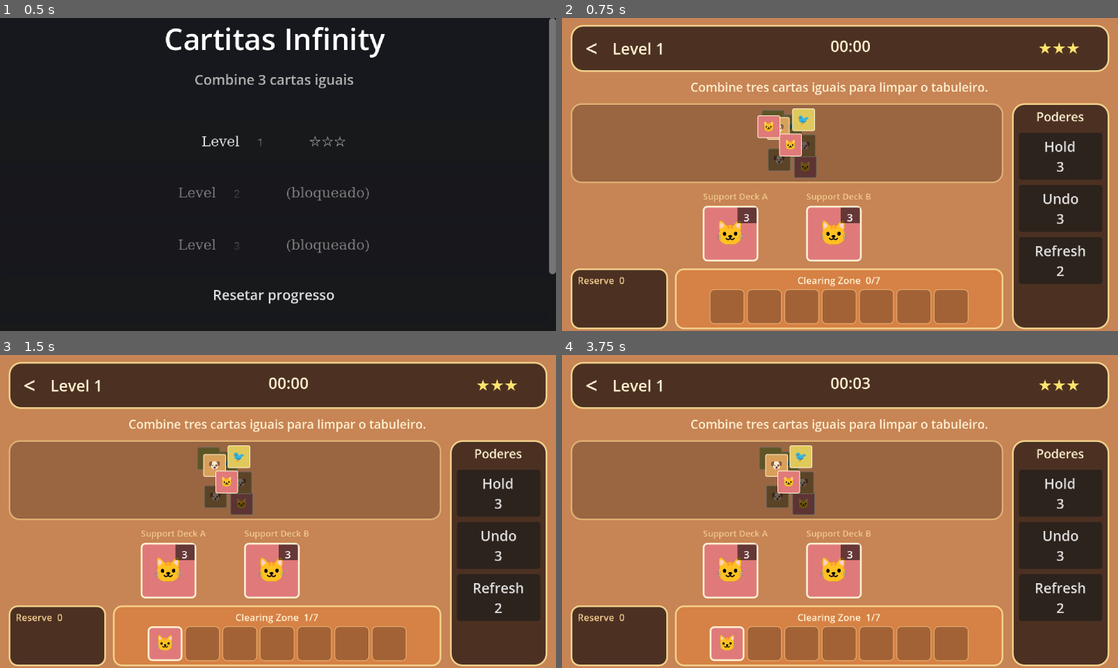
Above: before the commit, frames 1-4 (two rows, left to right).
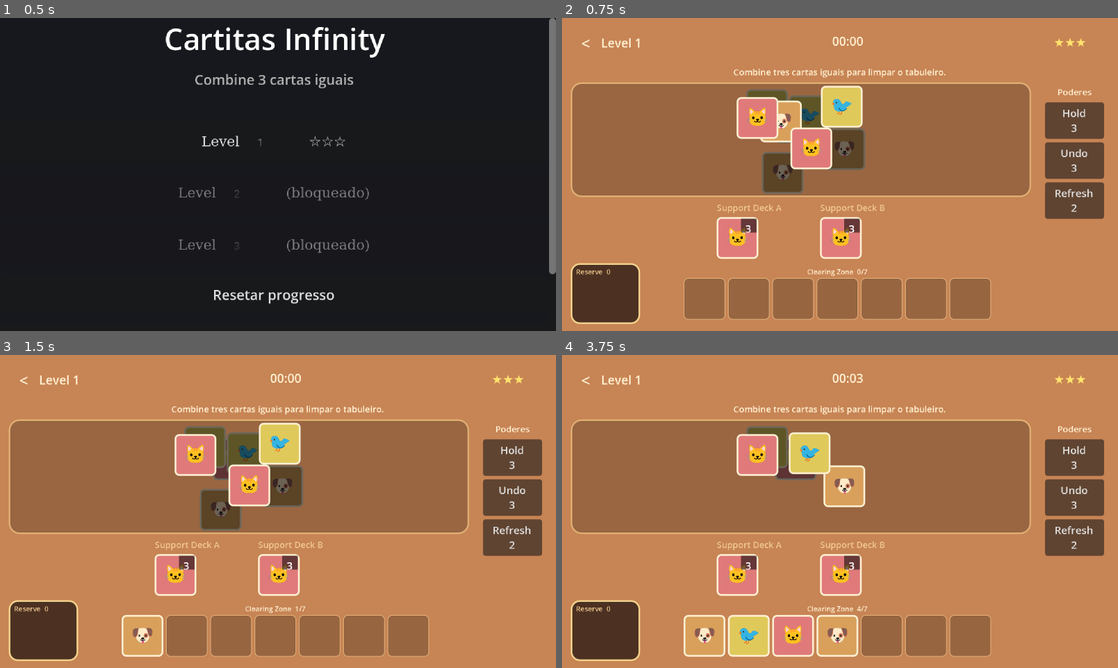
Above: after the commit, the same moments.

Repository: rikardop05/game-cartitas
Game: Godot game, scene res://scenes/main.tscn
The game is run twice, just before and just after one commit, with the same random seed, the same clock (stepped at 60 frames per second) and the same inputs.
Inputs (mouse positions are in pixels of both pictures, inside the frame that each line leads up to):
- Up to frame 1 (0.5 s): no input
- Up to frame 2 (0.75 s): click "Level 1 ☆☆☆" at 0.5 s
- Up to frame 3 (1.5 s): click (216, 464) at 1.27 s
- Up to frame 4 (3.75 s): click (840, 442) at 2.02 s; click (812, 486) at 2.77 s; click (784, 508) at 3.52 s

Frame 1 is identical in both runs. In frame 2, 51% of the frame differs, in the area x 1-99%, y 2-100%; in frame 3, 51%; in frame 4, 52%.

Commit message:
Refine board layout and reserve UI

Diff:
--- a/levels/level_3.json
+++ b/levels/level_3.json
@@ -5,9 +5,10 @@
     "types": ["cat", "dog", "bird", "fish", "flower", "moon", "star", "sun", "leaf"],
     "count": 3,
     "layers": 3,
-    "width": 280,
+    "width": 400,
     "height": 260,
     "card_size": 64,
+    "horizontal_spread": 1.25,
     "seed": 3001
   },
   "deck": ["star", "star", "star", "sun", "sun", "sun", "leaf", "leaf", "leaf", "cat", "cat", "cat"],
--- a/scripts/core/board_manager.gd
+++ b/scripts/core/board_manager.gd
@@ -30,7 +30,7 @@
 			continue
 		if other.layer <= card.layer:
 			continue
-		if card.get_rect().intersects(other.get_rect()):
+		if card.get_display_rect().intersects(other.get_display_rect()):
 			return true
 	return false
 
--- a/scripts/core/card.gd
+++ b/scripts/core/card.gd
@@ -6,6 +6,7 @@
 enum Location { BOARD, CLEARING_ZONE, RESERVE }
 
 const SIZE := Vector2(64, 64)
+const DISPLAY_SIZE := Vector2(48, 48)
 
 var id: String = ""
 var type: String = ""
@@ -24,6 +25,9 @@
 func get_rect() -> Rect2:
 	return Rect2(position, SIZE)
 
+func get_display_rect() -> Rect2:
+	return Rect2(position, DISPLAY_SIZE)
+
 func is_removed() -> bool:
 	return state == State.REMOVED
 
--- a/scripts/core/game_controller.gd
+++ b/scripts/core/game_controller.gd
@@ -234,15 +234,16 @@
 	var actions: Array = []
 	if status != Status.PLAYING:
 		return actions
-	for c in board.cards:
-		if c.state == Card.State.AVAILABLE and c.location == Card.Location.BOARD and not c.is_removed():
-			actions.append({"action": "select_card", "card_id": c.id})
-	if not deck_a.is_empty():
-		actions.append({"action": "use_deck", "deck": "a"})
-	if not deck_b.is_empty():
-		actions.append({"action": "use_deck", "deck": "b"})
-	for r in reserve:
-		actions.append({"action": "return_from_reserve", "card_id": r.id})
+	if not zone.is_full():
+		for c in board.cards:
+			if c.state == Card.State.AVAILABLE and c.location == Card.Location.BOARD and not c.is_removed():
+				actions.append({"action": "select_card", "card_id": c.id})
+		if not deck_a.is_empty():
+			actions.append({"action": "use_deck", "deck": "a"})
+		if not deck_b.is_empty():
+			actions.append({"action": "use_deck", "deck": "b"})
+		for r in reserve:
+			actions.append({"action": "return_from_reserve", "card_id": r.id})
 	if powers.has("hold") and zone.size() > 0:
 		actions.append({"action": "use_hold"})
 	if powers.has("undo") and zone.size() > 0:
@@ -251,8 +252,8 @@
 		actions.append({"action": "use_refresh"})
 	return actions
 
-func _would_overflow(card_type: String) -> bool:
-	return zone.is_full() and zone.count_of_type(card_type) < 2
+func _would_overflow(_card_type: String) -> bool:
+	return zone.is_full()
 
 func _resolve_and_check(card_type: String) -> Dictionary:
 	var matched: Array[Card] = zone.resolve_matches(card_type)
--- a/scripts/core/layout_generator.gd
+++ b/scripts/core/layout_generator.gd
@@ -2,6 +2,7 @@
 extends RefCounted
 
 const CARD := 64.0
+const DISPLAY_CARD := 48.0
 
 static func generate(types: Array, count: int, params: Dictionary) -> Array:
 	var rng := RandomNumberGenerator.new()
@@ -10,6 +11,7 @@
 	var width := float(params.get("width", 240))
 	var height := float(params.get("height", 200))
 	var card := float(params.get("card_size", CARD))
+	var horizontal_spread := maxf(1.0, float(params.get("horizontal_spread", 1.0)))
 
 	var flat: Array = []
 	for t in types:
@@ -38,10 +40,19 @@
 		if not by_layer.has(layer):
 			by_layer[layer] = []
 		by_layer[layer].append(Rect2(pos, Vector2(card, card)))
-	_ensure_covered(result, width, height, card, rng)
+	_spread_horizontally(result, width, card, horizontal_spread)
+	_ensure_covered(result, width, height, card, DISPLAY_CARD, rng)
 	return result
 
-static func _ensure_covered(cards: Array, width: float, height: float, card: float, rng: RandomNumberGenerator) -> void:
+static func _spread_horizontally(cards: Array, width: float, card: float, factor: float) -> void:
+	if factor <= 1.0:
+		return
+	var center := width * 0.5
+	for c in cards:
+		var x := float(c["x"])
+		c["x"] = int(round(clampf(center + (x - center) * factor, 0, maxf(0, width - card))))
+
+static func _ensure_covered(cards: Array, width: float, height: float, bounds_card: float, overlap_card: float, rng: RandomNumberGenerator) -> void:
 	var max_layer := 0
 	for c in cards:
 		max_layer = maxi(max_layer, int(c["layer"]))
@@ -49,17 +60,17 @@
 		for c in cards:
 			if int(c["layer"]) != layer:
 				continue
-			if _is_covered(c, cards, card):
+			if _is_covered(c, cards, overlap_card):
 				continue
 			var higher := _random_higher(cards, layer, rng)
 			if higher.is_empty():
 				continue
-			var dx := rng.randf_range(-card * 0.5, card * 0.5)
-			var dy := rng.randf_range(-card * 0.5, card * 0.5)
-			if maxf(absf(dx), absf(dy)) < card * 0.15:
-				dx = card * 0.3
-			c["x"] = int(round(clampf(float(higher["x"]) + dx, 0, maxf(0, width - card))))
-			c["y"] = int(round(clampf(float(higher["y"]) + dy, 0, maxf(0, height - card))))
+			var dx := rng.randf_range(-overlap_card * 0.5, overlap_card * 0.5)
+			var dy := rng.randf_range(-overlap_card * 0.5, overlap_card * 0.5)
+			if maxf(absf(dx), absf(dy)) < overlap_card * 0.15:
+				dx = overlap_card * 0.3
+			c["x"] = int(round(clampf(float(higher["x"]) + dx, 0, maxf(0, width - bounds_card))))
+			c["y"] = int(round(clampf(float(higher["y"]) + dy, 0, maxf(0, height - bounds_card))))
 
 static func _is_covered(c: Dictionary, cards: Array, card: float) -> bool:
 	var r := Rect2(Vector2(float(c["x"]), float(c["y"])), Vector2(card, card))
--- a/scripts/ui/level_screen.gd
+++ b/scripts/ui/level_screen.gd
@@ -1,7 +1,8 @@
 extends Control
 
-const BOARD_CARD := Vector2(64, 64)
-const TRAY_CARD := Vector2(40, 40)
+const CARD_DISPLAY_SIZE := Card.DISPLAY_SIZE
+const RESERVE_COLUMNS := 2
+const RESERVE_PANEL_SIZE := Vector2(80, 60)
 const WARM_BACKGROUND := Color("#c78454")
 const PANEL_BACKGROUND := Color(0.16, 0.10, 0.08, 0.78)
 const PANEL_BORDER := Color("#f3d28d")
@@ -12,7 +13,7 @@
 var board_container: Control
 var zone_container: HFlowContainer
 var reserve_header: Label
-var reserve_container: HFlowContainer
+var reserve_container: Control
 var deck_a_btn: Button
 var deck_b_btn: Button
 var power_buttons: Dictionary = {}
@@ -79,7 +80,7 @@
 	add_child(margin)
 
 	var vbox := VBoxContainer.new()
-	vbox.add_theme_constant_override("separation", 8)
+	vbox.add_theme_constant_override("separation", 5)
 	margin.add_child(vbox)
 
 	vbox.add_child(_build_hud())
@@ -87,7 +88,7 @@
 	instruction_label.text = Localizer.t("instruction")
 	instruction_label.horizontal_alignment = HORIZONTAL_ALIGNMENT_CENTER
 	instruction_label.add_theme_color_override("font_color", TEXT_PRIMARY)
-	instruction_label.add_theme_font_size_override("font_size", 14)
+	instruction_label.add_theme_font_size_override("font_size", 10)
 	vbox.add_child(instruction_label)
 
 	if _is_landscape:
@@ -97,44 +98,44 @@
 		vbox.add_child(body)
 		body.add_child(_build_main_column())
 		var controls := _build_controls()
-		controls.custom_minimum_size = Vector2(112, 0)
+		controls.custom_minimum_size = Vector2(80, 0)
 		body.add_child(controls)
 	else:
 		vbox.add_child(_build_main_column())
 		vbox.add_child(_build_controls())
 
 func _build_hud() -> PanelContainer:
-	var panel := _make_panel(PANEL_BACKGROUND, PANEL_BORDER, 14)
-	panel.custom_minimum_size = Vector2(0, 48)
+	var panel := _make_unframed_panel()
+	panel.custom_minimum_size = Vector2(0, 34)
 	var hud := HBoxContainer.new()
-	hud.add_theme_constant_override("separation", 8)
+	hud.add_theme_constant_override("separation", 5)
 	panel.add_child(hud)
 	var back := Button.new()
 	back.text = "<"
 	back.flat = true
-	back.custom_minimum_size = Vector2(32, 32)
-	back.add_theme_font_size_override("font_size", 24)
+	back.custom_minimum_size = Vector2(24, 24)
+	back.add_theme_font_size_override("font_size", 18)
 	back.add_theme_color_override("font_color", TEXT_PRIMARY)
 	back.pressed.connect(Game.go_to_menu)
 	hud.add_child(back)
 	level_label = Label.new()
 	level_label.text = "%s %s" % [Localizer.t("level"), controller.level_id]
-	level_label.add_theme_font_size_override("font_size", 18)
+	level_label.add_theme_font_size_override("font_size", 14)
 	level_label.add_theme_color_override("font_color", TEXT_PRIMARY)
 	level_label.vertical_alignment = VERTICAL_ALIGNMENT_CENTER
 	hud.add_child(level_label)
 	_add_expander(hud)
 	timer_label = Label.new()
 	timer_label.text = "00:00"
-	timer_label.add_theme_font_size_override("font_size", 18)
+	timer_label.add_theme_font_size_override("font_size", 14)
 	timer_label.add_theme_color_override("font_color", TEXT_PRIMARY)
 	timer_label.horizontal_alignment = HORIZONTAL_ALIGNMENT_CENTER
-	timer_label.custom_minimum_size = Vector2(72, 32)
+	timer_label.custom_minimum_size = Vector2(52, 24)
 	hud.add_child(timer_label)
 	_add_expander(hud)
-	stars_label = UiHelpers.symbol_label("☆☆☆", 18)
+	stars_label = UiHelpers.symbol_label("☆☆☆", 14)
 	stars_label.add_theme_color_override("font_color", Color("#ffe36e"))
-	stars_label.custom_minimum_size = Vector2(74, 32)
+	stars_label.custom_minimum_size = Vector2(58, 24)
 	stars_label.vertical_alignment = VERTICAL_ALIGNMENT_CENTER
 	hud.add_child(stars_label)
 	return panel
@@ -143,7 +144,7 @@
 	var col := VBoxContainer.new()
 	col.size_flags_horizontal = Control.SIZE_EXPAND_FILL
 	col.size_flags_vertical = Control.SIZE_EXPAND_FILL
-	col.add_theme_constant_override("separation", 8)
+	col.add_theme_constant_override("separation", 5)
 
 	var board_panel := _make_panel(Color(0.19, 0.12, 0.09, 0.30), Color(1, 0.88, 0.60, 0.45), 12)
 	board_panel.size_flags_vertical = Control.SIZE_EXPAND_FILL
@@ -157,7 +158,7 @@
 	var deck_row := HBoxContainer.new()
 	deck_row.alignment = BoxContainer.ALIGNMENT_CENTER
 	deck_row.add_theme_constant_override("separation", 44)
-	deck_row.custom_minimum_size = Vector2(0, 68)
+	deck_row.custom_minimum_size = Vector2(0, 62)
 	col.add_child(deck_row)
 	deck_a_btn = _make_deck_button("a")
 	deck_b_btn = _make_deck_button("b")
@@ -165,37 +166,36 @@
 	deck_row.add_child(_make_deck_slot("B", deck_b_btn))
 
 	var bottom := HBoxContainer.new()
-	bottom.add_theme_constant_override("separation", 8)
+	bottom.add_theme_constant_override("separation", 5)
 	col.add_child(bottom)
 	var reserve_panel := _make_panel(PANEL_BACKGROUND, PANEL_BORDER, 10)
-	reserve_panel.custom_minimum_size = Vector2(112, 64)
+	reserve_panel.custom_minimum_size = RESERVE_PANEL_SIZE
 	var reserve_col := VBoxContainer.new()
 	reserve_col.add_theme_constant_override("separation", 2)
 	reserve_panel.add_child(reserve_col)
 	reserve_header = Label.new()
-	reserve_header.add_theme_font_size_override("font_size", 11)
+	reserve_header.add_theme_font_size_override("font_size", 8)
 	reserve_header.add_theme_color_override("font_color", TEXT_MUTED)
 	reserve_col.add_child(reserve_header)
-	reserve_container = HFlowContainer.new()
-	reserve_container.alignment = FlowContainer.ALIGNMENT_CENTER
-	reserve_container.custom_minimum_size = Vector2(0, 40)
-	reserve_container.add_theme_constant_override("h_separation", 3)
+	reserve_container = Control.new()
+	reserve_container.custom_minimum_size = Vector2(0, CARD_DISPLAY_SIZE.y)
+	reserve_container.clip_contents = true
 	reserve_col.add_child(reserve_container)
 	bottom.add_child(reserve_panel)
 
-	var zone_panel := _make_panel(Color(0.95, 0.48, 0.16, 0.34), PANEL_BORDER, 10)
+	var zone_panel := _make_unframed_panel()
 	zone_panel.size_flags_horizontal = Control.SIZE_EXPAND_FILL
 	var zone_col := VBoxContainer.new()
-	zone_col.add_theme_constant_override("separation", 2)
+	zone_col.add_theme_constant_override("separation", 1)
 	zone_panel.add_child(zone_col)
 	zone_header = Label.new()
 	zone_header.horizontal_alignment = HORIZONTAL_ALIGNMENT_CENTER
-	zone_header.add_theme_font_size_override("font_size", 11)
+	zone_header.add_theme_font_size_override("font_size", 8)
 	zone_header.add_theme_color_override("font_color", TEXT_PRIMARY)
 	zone_col.add_child(zone_header)
 	zone_container = HFlowContainer.new()
 	zone_container.alignment = FlowContainer.ALIGNMENT_CENTER
-	zone_container.custom_minimum_size = Vector2(0, 40)
+	zone_container.custom_minimum_size = CARD_DISPLAY_SIZE
 	zone_container.add_theme_constant_override("h_separation", 3)
 	zone_container.add_theme_constant_override("v_separation", 3)
 	zone_col.add_child(zone_container)
@@ -203,23 +203,24 @@
 	return col
 
 func _build_controls() -> PanelContainer:
-	var panel := _make_panel(PANEL_BACKGROUND, PANEL_BORDER, 14)
+	var panel := _make_unframed_panel()
 	var col := VBoxContainer.new()
-	col.add_theme_constant_override("separation", 8)
+	col.add_theme_constant_override("separation", 5)
 	panel.add_child(col)
 	var title := Label.new()
 	title.text = Localizer.t("powers")
 	title.horizontal_alignment = HORIZONTAL_ALIGNMENT_CENTER
-	title.add_theme_font_size_override("font_size", 14)
+	title.add_theme_font_size_override("font_size", 10)
 	title.add_theme_color_override("font_color", TEXT_PRIMARY)
 	col.add_child(title)
 	var power_row: Control = VBoxContainer.new() if _is_landscape else HBoxContainer.new()
-	power_row.add_theme_constant_override("separation", 6)
+	power_row.add_theme_constant_override("separation", 4)
 	col.add_child(power_row)
 	for p in PowerManager.POWERS:
 		var btn := Button.new()
 		btn.size_flags_horizontal = Control.SIZE_EXPAND_FILL
-		btn.custom_minimum_size = Vector2(0, 54)
+		btn.custom_minimum_size = Vector2(0, 38)
+		btn.add_theme_font_size_override("font_size", 12)
 		btn.focus_mode = Control.FOCUS_NONE
 		btn.pressed.connect(_on_power.bind(p))
 		power_buttons[p] = btn
@@ -241,7 +242,7 @@
 func _make_deck_button(deck_id: String) -> Button:
 	var btn := Button.new()
 	btn.flat = true
-	btn.custom_minimum_size = BOARD_CARD
+	btn.custom_minimum_size = CARD_DISPLAY_SIZE
 	btn.pressed.connect(_on_deck.bind(deck_id))
 	return btn
 
@@ -257,30 +258,50 @@
 
 	var layout := _board_layout()
 	var offset: Vector2 = layout["offset"]
-	var scale: float = layout["scale"]
+	var scale_x: float = layout["scale_x"]
+	var scale_y: float = layout["scale_y"]
 
 	var board_cards: Array = controller.board.cards.duplicate()
 	board_cards.sort_custom(func(a, b): return a.layer < b.layer)
 	for card in board_cards:
 		if card.is_removed() or card.location != Card.Location.BOARD:
 			continue
-		var darken: bool = card.state != Card.State.AVAILABLE
-		var node := _make_card_button(card, darken, _on_card.bind(card.id), BOARD_CARD)
-		node.position = offset + card.position * scale
-		node.scale = Vector2(scale, scale)
+		var visually_blocked := _is_visually_blocked(card, board_cards, offset, scale_x, scale_y)
+		var darken: bool = card.state != Card.State.AVAILABLE or visually_blocked
+		var node := _make_card_button(card, darken, _on_card.bind(card.id), CARD_DISPLAY_SIZE)
+		node.position = Vector2(
+			offset.x + card.position.x * scale_x,
+			offset.y + card.position.y * scale_y
+		)
 		node.z_index = card.layer
 		board_container.add_child(node)
 
 	zone_header.text = "%s  %d/%d" % [Localizer.t("clearing_zone"), controller.zone.size(), controller.clearing_capacity]
 	for i in controller.clearing_capacity:
 		if i < controller.zone.cards.size():
-			zone_container.add_child(_make_card_display(controller.zone.cards[i].type, TRAY_CARD))
+			zone_container.add_child(_make_card_display(controller.zone.cards[i].type, CARD_DISPLAY_SIZE))
 		else:
-			zone_container.add_child(_make_empty_slot(TRAY_CARD))
+			zone_container.add_child(_make_empty_slot(CARD_DISPLAY_SIZE))
 
 	reserve_header.text = "%s  %d" % [Localizer.t("reserve"), controller.reserve.size()]
-	for card in controller.reserve:
-		reserve_container.add_child(_make_card_button(card, false, _on_reserve_return.bind(card.id), TRAY_CARD))
+	var reserve_size := _reserve_card_size()
+	var reserve_step := _reserve_card_step(reserve_size)
+	var reserve_column_width := reserve_container.size.x / float(RESERVE_COLUMNS)
+	for i in controller.reserve.size():
+		var card: Card = controller.reserve[i]
+		var node: Control
+		if i == controller.reserve.size() - 1:
+			node = _make_card_button(card, false, _on_reserve_return.bind(card.id), reserve_size)
+		else:
+			node = _make_card_rect(card.type, false, reserve_size)
+		var column := i % RESERVE_COLUMNS
+		var row := floori(float(i) / float(RESERVE_COLUMNS))
+		node.position = Vector2(
+			column * reserve_column_width + (reserve_column_width - reserve_size.x) / 2.0,
+			row * reserve_step
+		)
+		node.z_index = i
+		reserve_container.add_child(node)
 
 	_update_deck_button(deck_a_btn, controller.deck_a)
 	_update_deck_button(deck_b_btn, controller.deck_b)
@@ -296,31 +317,76 @@
 		c.remove_child(child)
 		child.queue_free()
 
+func _reserve_card_size() -> Vector2:
+	var count := controller.reserve.size()
+	if count <= 0:
+		return CARD_DISPLAY_SIZE
+	var available_height := maxf(CARD_DISPLAY_SIZE.y, reserve_container.size.y)
+	var tab := 6.0
+	var rows := ceili(float(count) / float(RESERVE_COLUMNS))
+	var side := minf(CARD_DISPLAY_SIZE.y, maxf(24.0, available_height - tab * maxi(0, rows - 1)))
+	var available_width := maxf(24.0, reserve_container.size.x / float(RESERVE_COLUMNS) - 2.0)
+	side = minf(side, available_width)
+	return Vector2(side, side)
+
+func _reserve_card_step(card_size: Vector2) -> float:
+	var count := controller.reserve.size()
+	if count <= 1:
+		return 0.0
+	var available_height := maxf(card_size.y, reserve_container.size.y)
+	var rows := ceili(float(count) / float(RESERVE_COLUMNS))
+	if rows <= 1:
+		return 0.0
+	return minf(6.0, maxf(2.0, (available_height - card_size.y) / float(rows - 1)))
+
 func _board_layout() -> Dictionary:
+	# Keep the original board frame so removing cards does not collapse the layout.
 	var minx := INF
 	var maxx := -INF
 	var miny := INF
 	var maxy := -INF
 	for c in controller.board.cards:
-		if c.location != Card.Location.BOARD or c.is_removed():
+		if c.source != Card.Source.BOARD:
 			continue
 		minx = minf(minx, c.position.x)
-		maxx = maxf(maxx, c.position.x + Card.SIZE.x)
+		maxx = maxf(maxx, c.position.x)
 		miny = minf(miny, c.position.y)
-		maxy = maxf(maxy, c.position.y + Card.SIZE.y)
+		maxy = maxf(maxy, c.position.y)
 	if minx == INF:
-		return {"offset": Vector2.ZERO, "scale": 1.0}
-	var bw := maxx - minx
-	var bh := maxy - miny
+		return {"offset": Vector2.ZERO, "scale_x": 1.0, "scale_y": 1.0}
+	var span_x := maxx - minx
+	var span_y := maxy - miny
 	var avail := board_container.size
-	if bw <= 0 or bh <= 0 or avail.x <= 0 or avail.y <= 0:
-		return {"offset": Vector2.ZERO, "scale": 1.0}
-	var scale := minf(1.0, minf(avail.x / bw, avail.y / bh))
+	if avail.x <= 0 or avail.y <= 0:
+		return {"offset": Vector2.ZERO, "scale_x": 1.0, "scale_y": 1.0}
+	var scale_x := 1.0
+	var scale_y := 1.0
+	if span_x > 0:
+		scale_x = minf(scale_x, maxf(0.0, (avail.x - CARD_DISPLAY_SIZE.x) / span_x))
+	if span_y > 0:
+		scale_y = minf(scale_y, maxf(0.0, (avail.y - CARD_DISPLAY_SIZE.y) / span_y))
 	var offset := Vector2(
-		(avail.x - bw * scale) / 2.0 - minx * scale,
-		(avail.y - bh * scale) / 2.0 - miny * scale
+		(avail.x - (span_x * scale_x + CARD_DISPLAY_SIZE.x)) / 2.0 - minx * scale_x,
+		(avail.y - (span_y * scale_y + CARD_DISPLAY_SIZE.y)) / 2.0 - miny * scale_y
 	)
-	return {"offset": offset, "scale": scale}
+	return {"offset": offset, "scale_x": scale_x, "scale_y": scale_y}
+
+func _is_visually_blocked(card: Card, board_cards: Array, offset: Vector2, scale_x: float, scale_y: float) -> bool:
+	var card_rect := _visual_card_rect(card, offset, scale_x, scale_y)
+	for other in board_cards:
+		if other == card or other.location != Card.Location.BOARD or other.is_removed():
+			continue
+		if other.layer <= card.layer:
+			continue
+		if card_rect.intersects(_visual_card_rect(other, offset, scale_x, scale_y)):
+			return true
+	return false
+
+func _visual_card_rect(card: Card, offset: Vector2, scale_x: float, scale_y: float) -> Rect2:
+	return Rect2(
+		Vector2(offset.x + card.position.x * scale_x, offset.y + card.position.y * scale_y),
+		CARD_DISPLAY_SIZE
+	)
 
 func _make_card_rect(type: String, darken: bool, size: Vector2) -> Control:
 	var root := Panel.new()
@@ -392,17 +458,17 @@
 
 func _update_deck_button(btn: Button, deck: DeckManager) -> void:
 	_clear(btn)
-	btn.size = BOARD_CARD
+	btn.size = CARD_DISPLAY_SIZE
 	if deck.is_empty():
 		btn.disabled = true
-		btn.add_child(_make_empty_slot(BOARD_CARD))
+		btn.add_child(_make_empty_slot(CARD_DISPLAY_SIZE))
 		return
 	btn.disabled = false
-	btn.add_child(_make_card_rect(deck.current_type(), false, BOARD_CARD))
+	btn.add_child(_make_card_rect(deck.current_type(), false, CARD_DISPLAY_SIZE))
 	var badge := ColorRect.new()
 	badge.color = Color(0, 0, 0, 0.55)
-	badge.position = Vector2(BOARD_CARD.x - 24, 2)
-	badge.size = Vector2(22, 18)
+	badge.position = Vector2(CARD_DISPLAY_SIZE.x - 20, 2)
+	badge.size = Vector2(18, 16)
 	badge.mouse_filter = Control.MOUSE_FILTER_IGNORE
 	btn.add_child(badge)
 	var cnt := Label.new()
@@ -415,6 +481,19 @@
 	cnt.mouse_filter = Control.MOUSE_FILTER_IGNORE
 	btn.add_child(cnt)
 
+func _make_unframed_panel() -> PanelContainer:
+	var panel := PanelContainer.new()
+	var style := StyleBoxFlat.new()
+	style.bg_color = Color(0, 0, 0, 0)
+	style.border_color = Color(0, 0, 0, 0)
+	style.set_border_width_all(0)
+	style.content_margin_left = 6
+	style.content_margin_top = 4
+	style.content_margin_right = 6
+	style.content_margin_bottom = 4
+	panel.add_theme_stylebox_override("panel", style)
+	return panel
+
 func _make_panel(background: Color, border: Color, radius: int) -> PanelContainer:
 	var panel := PanelContainer.new()
 	var style := StyleBoxFlat.new()
@@ -422,10 +501,10 @@
 	style.border_color = border
 	style.set_border_width_all(2)
 	style.set_corner_radius_all(radius)
-	style.content_margin_left = 8
-	style.content_margin_top = 6
-	style.content_margin_right = 8
-	style.content_margin_bottom = 6
+	style.content_margin_left = 6
+	style.content_margin_top = 4
+	style.content_margin_right = 6
+	style.content_margin_bottom = 4
 	panel.add_theme_stylebox_override("panel", style)
 	return panel
 
@@ -493,12 +572,15 @@
 	var shade := ColorRect.new()
 	shade.color = Color(0, 0, 0, 0.75)
 	shade.set_anchors_preset(Control.PRESET_FULL_RECT)
+	shade.z_index = 1000
+	shade.mouse_filter = Control.MOUSE_FILTER_STOP
 	add_child(shade)
 
 	var vbox := VBoxContainer.new()
 	vbox.set_anchors_preset(Control.PRESET_FULL_RECT)
 	vbox.alignment = BoxContainer.ALIGNMENT_CENTER
 	vbox.add_theme_constant_override("separation", 14)
+	vbox.z_index = 1001
 	add_child(vbox)
 
 	var title := Label.new()
--- a/tests/test_board.gd
+++ b/tests/test_board.gd
@@ -25,9 +25,9 @@
 	bm.recalculate_availability()
 	Assert.equals(bm.get_card("a").state, Card.State.AVAILABLE, "a unblocked after c removed")
 
-func test_same_layer_does_not_block() -> void:
+func test_same_layer_separated_cards_do_not_block() -> void:
 	var a := Card.new("a", "cat", Vector2(0, 0), 0)
-	var b := Card.new("b", "dog", Vector2(10, 0), 0)
+	var b := Card.new("b", "dog", Vector2(50, 0), 0)
 	var cards: Array[Card] = [a, b]
 	for x in cards:
 		x.location = Card.Location.BOARD
@@ -35,6 +35,13 @@
 	bm.recalculate_availability()
 	Assert.equals(a.state, Card.State.AVAILABLE, "same layer does not block")
 
+func test_cards_outside_display_bounds_do_not_block() -> void:
+	var lower := Card.new("lower", "cat", Vector2(0, 0), 0)
+	var higher := Card.new("higher", "dog", Vector2(50, 0), 1)
+	var bm := BoardManager.new([lower, higher])
+	bm.recalculate_availability()
+	Assert.equals(lower.state, Card.State.AVAILABLE, "higher card outside visible bounds does not block")
+
 func test_remaining_count() -> void:
 	var bm := _make()
 	Assert.equals(bm.remaining_count(), 3, "3 active cards")
--- a/tests/test_game_controller.gd
+++ b/tests/test_game_controller.gd
@@ -62,6 +62,19 @@
 	Assert.is_true(r["defeat"], "defeat flagged")
 	Assert.is_true(g.check_defeat(), "defeat true")
 	Assert.equals(g.status, GameController.Status.LOST, "status LOST")
+
+func test_full_zone_rejects_eighth_card_even_when_it_matches() -> void:
+	var g := GameController.new()
+	var level := _level()
+	level["clearing_capacity"] = 3
+	g.start_level(level)
+	g.select_card("c1")
+	g.select_card("c4")
+	g.select_card("c2")
+	var r := g.select_card("c3")
+	Assert.is_false(r["ok"], "eighth card rejected when zone is full")
+	Assert.is_true(r["defeat"], "full zone causes defeat")
+	Assert.equals(g.zone.size(), 3, "zone remains at capacity")
 
 func test_blocked_card_not_selectable() -> void:
 	var g := GameController.new()
Not shown, changed: docs/ART-GUIDE-EN.md
Not shown, changed: docs/ART-GUIDE-PT.md
Not shown, changed: docs/spec.md
